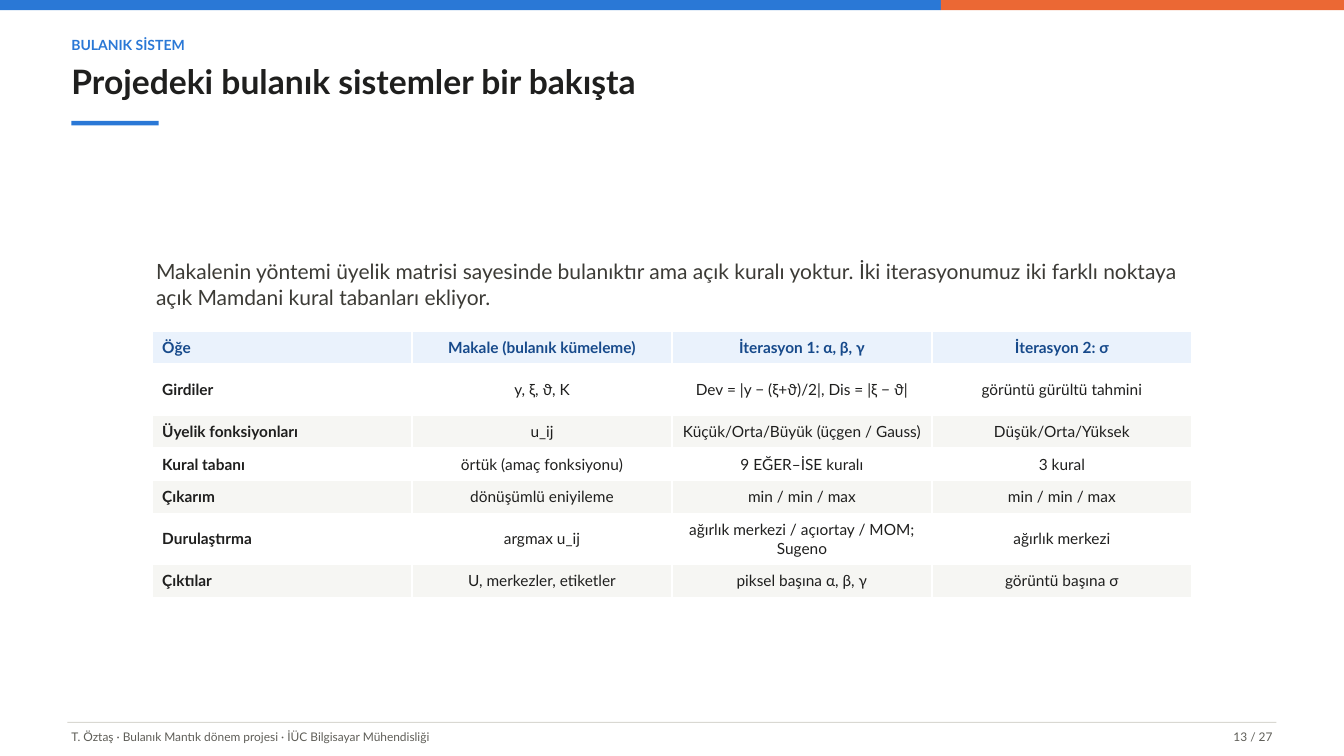
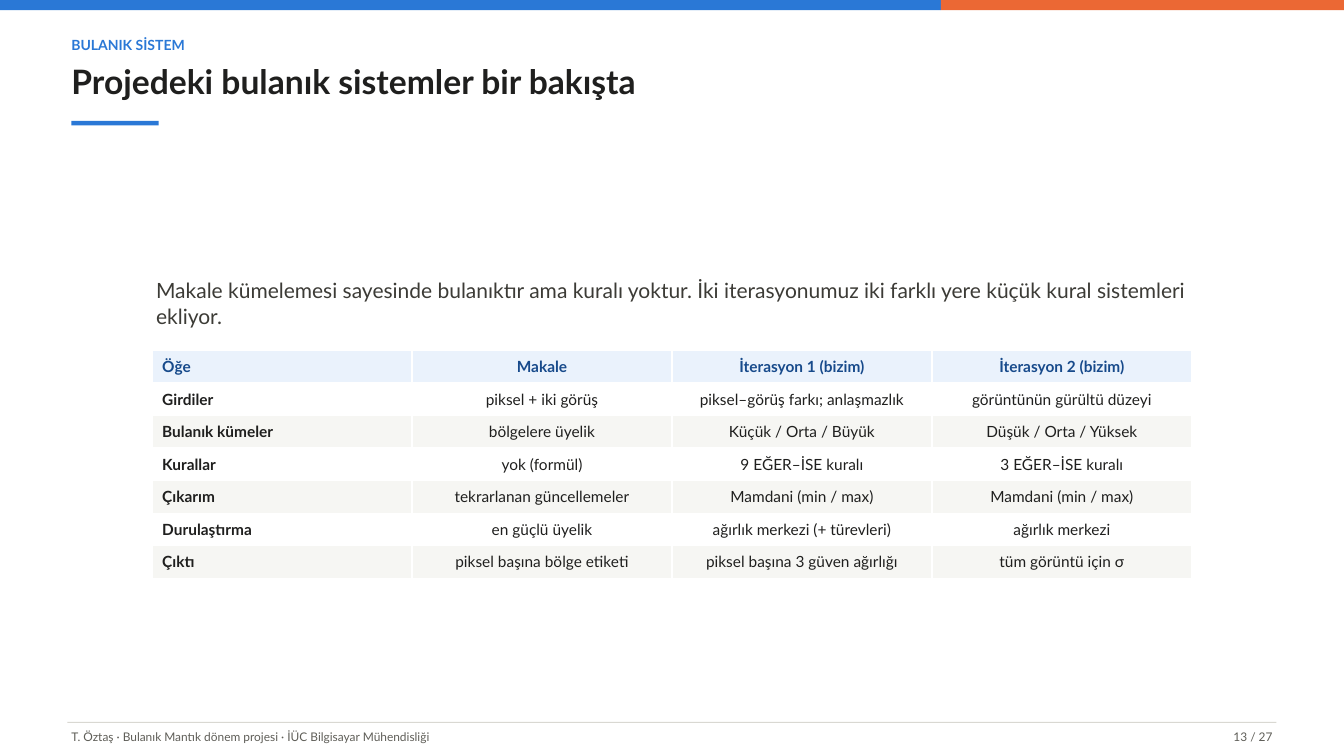
Before and after one commit to tarikoztas/fuzzy-logic-project, a slide deck: slide 13 of presentation/presentation_tr.pptx. Drawn at 1344x756 pixels with LibreOffice and Linux fonts; fonts in the diff are those of the drawing. Boxes give left, top, right and bottom in pixels: in the first picture for what was removed or moved away, otherwise in the second. Text is boxed around its words. In the diff, an @@ line names an element or a change of style, - is before the commit and + after.

```diff
--- a/presentation/presentation_tr.pptx
+++ b/presentation/presentation_tr.pptx
@@ text at <box>156,280,1185,328</box>: text changed @@
-Makalenin yöntemi üyelik matrisi sayesinde bulanıktır ama açık kuralı yoktur. İki iterasyonumuz iki farklı noktaya açık Mamdani kural tabanları ekliyor.
+Makale kümelemesi sayesinde bulanıktır ama kuralı yoktur. İki iterasyonumuz iki farklı yere küçük kural sistemleri ekliyor.
@@ table at <box>152,351,1193,579</box> @@
-row 1: Öğe | Makale (bulanık kümeleme) | İterasyon 1: α, β, γ | İterasyon 2: σ
+row 1: Öğe | Makale | İterasyon 1 (bizim) | İterasyon 2 (bizim)
-row 2: Girdiler | y, ξ, ϑ, K | Dev = |y − (ξ+ϑ)/2|, Dis = |ξ − ϑ| | görüntü gürültü tahmini
+row 2: Girdiler | piksel + iki görüş | piksel–görüş farkı; anlaşmazlık | görüntünün gürültü düzeyi
-row 3: Üyelik fonksiyonları | u_ij | Küçük/Orta/Büyük (üçgen / Gauss) | Düşük/Orta/Yüksek
+row 3: Bulanık kümeler | bölgelere üyelik | Küçük / Orta / Büyük | Düşük / Orta / Yüksek
-row 4: Kural tabanı | örtük (amaç fonksiyonu) | 9 EĞER–İSE kuralı | 3 kural
+row 4: Kurallar | yok (formül) | 9 EĞER–İSE kuralı | 3 EĞER–İSE kuralı
-row 5: Çıkarım | dönüşümlü eniyileme | min / min / max | min / min / max
+row 5: Çıkarım | tekrarlanan güncellemeler | Mamdani (min / max) | Mamdani (min / max)
-row 6, column 2: argmax u_ij
+row 6, column 2: en güçlü üyelik
-row 6, column 3: ağırlık merkezi / açıortay / MOM; Sugeno
+row 6, column 3: ağırlık merkezi (+ türevleri)
-row 7: Çıktılar | U, merkezler, etiketler | piksel başına α, β, γ | görüntü başına σ
+row 7: Çıktı | piksel başına bölge etiketi | piksel başına 3 güven ağırlığı | tüm görüntü için σ
@@ table: place and size @@
-table at <box>152,332,1193,598</box>
+table at <box>152,351,1193,579</box>
```
Also in this commit, not shown: 20 other slides changed, 1 slide added, 1 slide removed, 13 other files.
